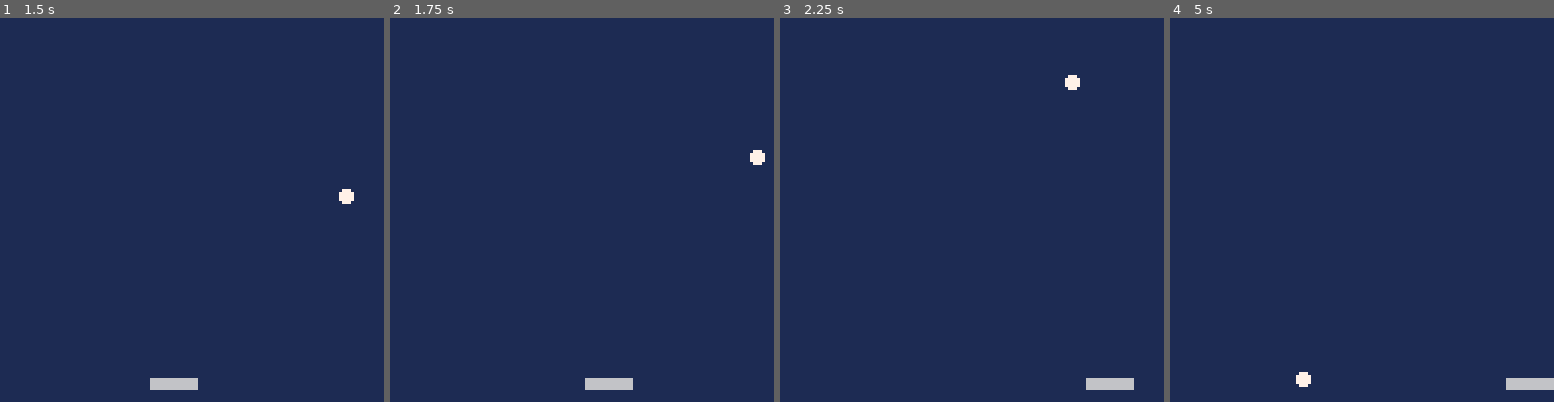
Above: before the commit, frames 1-4 (left to right).
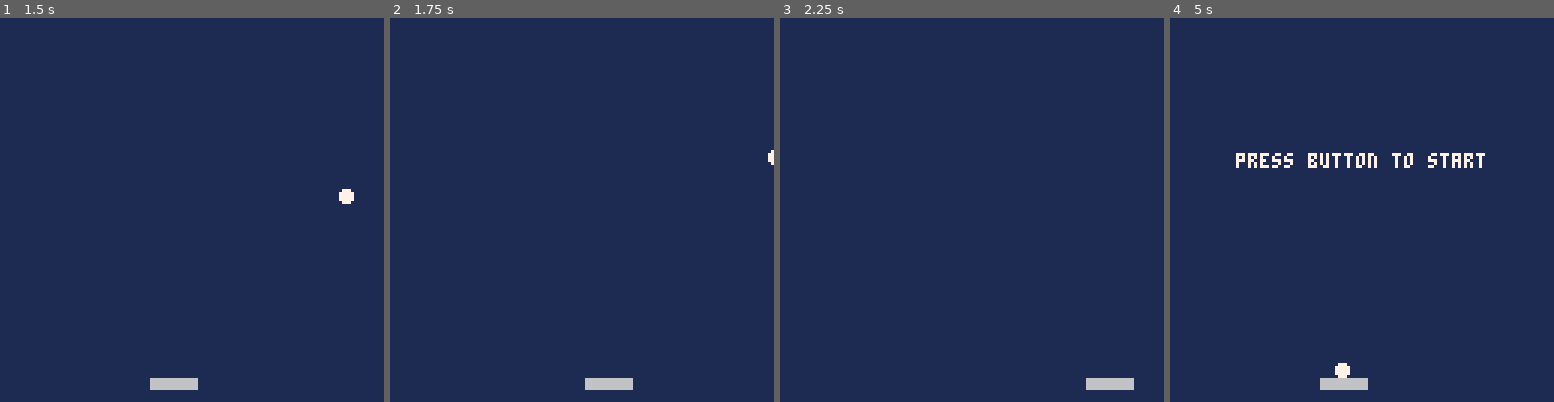
Above: after the commit, the same moments.

Repository: natessilva/breakout8
Game: PICO-8 cartridge breakout.p8
Same seed, same stepped clock (60 frames per second), same inputs: the game is played once before the commit and once after it.
Inputs:
- Up to frame 1 (1.5 s): tap X (X key) at 0.33, 1.07 s; tap O (Z key) at 0.7 s
- Up to frame 2 (1.75 s): hold Right from 1.6 s (still down); tap O (Z key) at 1.7 s
- Up to frame 3 (2.25 s): tap X (X key) at 1.85 s; release Right at 2.1 s; tap O (Z key) at 2.1 s
- Up to frame 4 (5 s): hold Right 2.47-3.03 s; tap O (Z key) every 0.4 s from 2.5 to 4.9 s; tap X (X key) at 2.97, 4.08 s; hold Left 3.08-3.58 s; hold Right 4.02-4.68 s

Frame 1 is identical in both runs. In frame 2, 0.2% of the frame differs, in the area x 93-100%, y 34-39%; in frame 3, 0.1%; in frame 4, 2.1%, in the area x 17-100%, y 35-97%.

Commit message:
better paddle collision

Diff:
--- a/breakout.p8
+++ b/breakout.p8
@@ -37,17 +37,13 @@
 	end
 
 	--collide with paddle
-	if rect_collide(
-		ball.x-ball.r,
-		ball.y-ball.r,
-		ball.r*2,
-		ball.r*2,
-		paddle.x,
-		120,
-		paddle.w,
-		4
-	) and ball.dy > 0 then
-		ball.dy *= -1
+	local xo,yo = collide(ball,paddle)
+	if xo and yo and ball.dy > 0 then
+		if xo < yo then
+			ball.dx *= -1
+		else
+			ball.dy *= -1
+		end
 		turn = true
 	end
 	--top
@@ -70,22 +66,40 @@
 function update_paddle()
 	if btn(⬅️) then
 		paddle.x -= 1.75
+		ball.dx=abs(ball.dx)*-1
 	elseif btn(➡️) then
 		paddle.x += 1.75
+		ball.dx=abs(ball.dx)
 	end
 	paddle.x = mid(0, paddle.x, 127 - paddle.w)
 end
 
 function draw_paddle()
-	rectfill(paddle.x, 120, paddle.x + paddle.w, 123, 6)
+	rectfill(paddle.x, paddle.y, paddle.x + paddle.w, paddle.y+paddle.h, 6)
 end
 -->8
 --utilities
-function rect_collide(x1,y1,w1,h1,x2,y2,w2,h2)
-	return x1 < x2 + w2
-			and x2 < x1 + w1
-			and y1 < y2 + h2
-			and y2 < y1 + h1
+function collide(ball, r)
+	local ball_left=ball.x-ball.r
+	local ball_right=ball.x+ball.r
+	local ball_top=ball.y-ball.r
+	local ball_bottom=ball.y+ball.r
+
+	local r_left=r.x
+	local r_right=r.x+r.w
+	local r_top=r.y
+	local r_bottom=r.y+r.h
+
+	if ball_left < r_right
+		and r_left < ball_right
+		and ball_top < r_bottom
+		and r_top < ball_bottom then
+
+		local x_overlap=min(r_right-ball_left,ball_right-r_left)
+		local y_overlap=min(r_bottom-ball_top,ball_bottom-r_top)
+		return x_overlap,y_overlap
+	end
+	return nil,nil
 end
 
 
@@ -107,6 +121,8 @@
 	}
 	paddle = {
 		x = 50,
+		y = 120,
+		h = 3,
 		w = 15
 	}
 	state='start'
